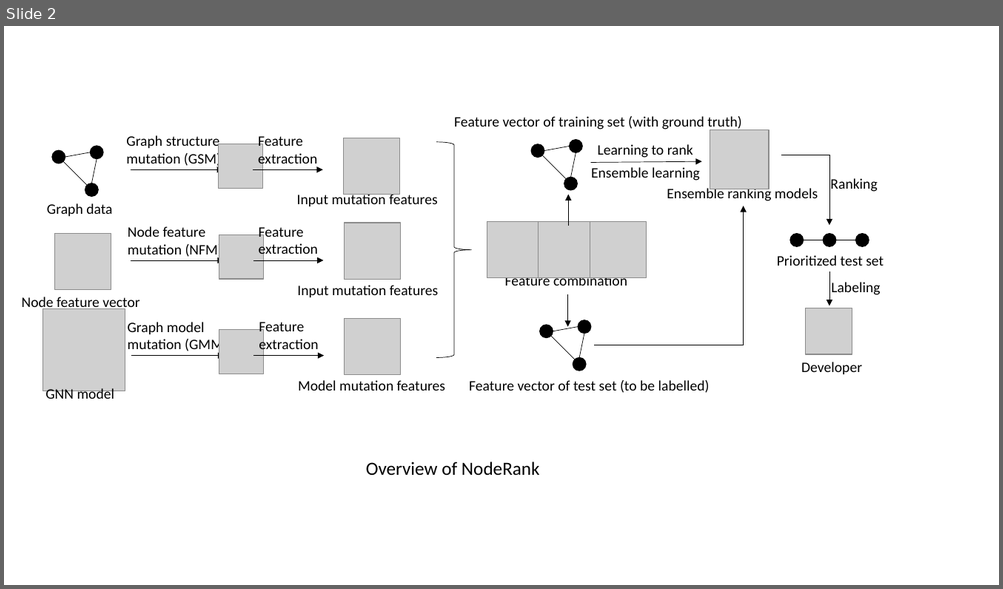
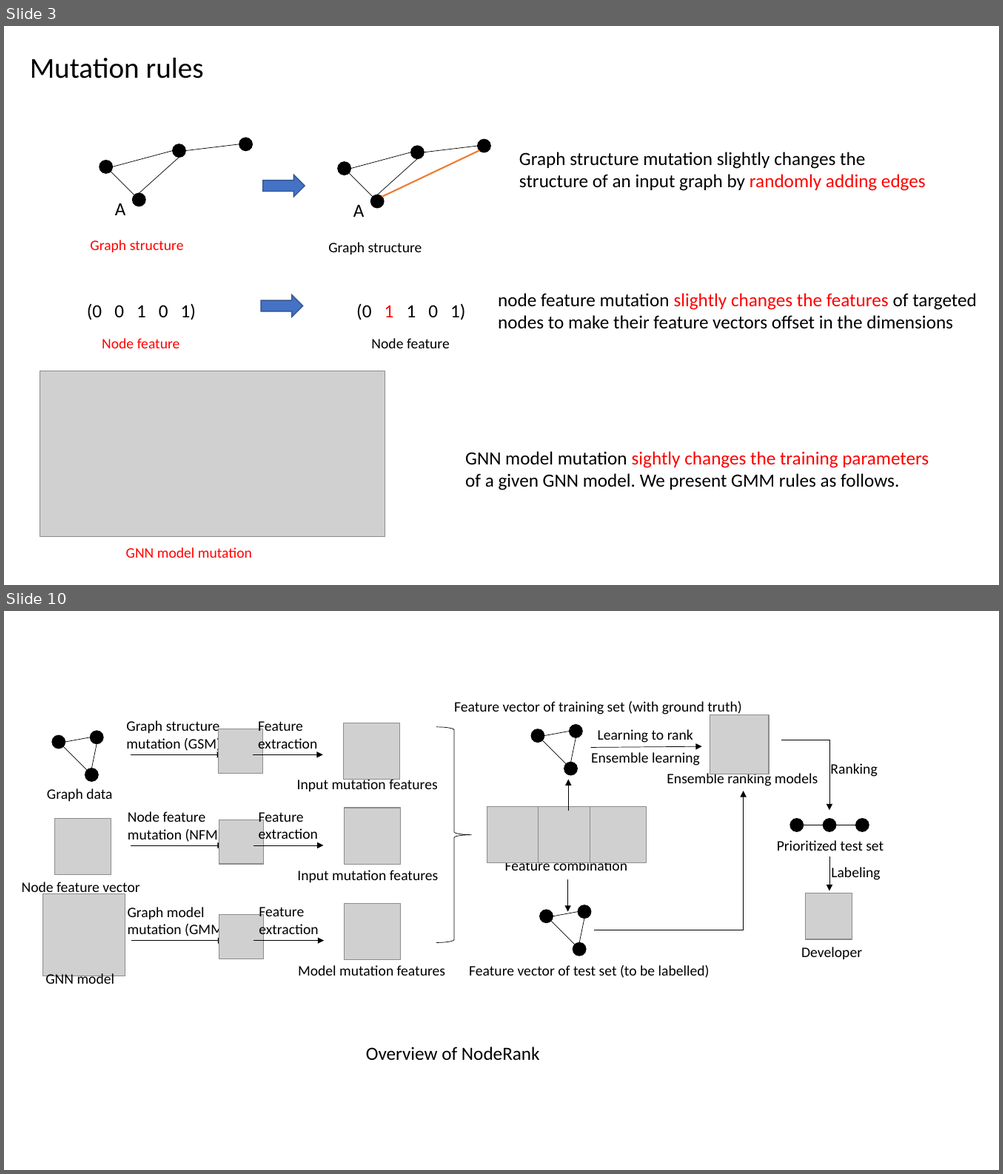
Before and after one commit to yinghuali/NodeRank, a slide deck: NodeRank.pptx. Shown one above the other, each under a label of ours: slide 2 before the commit, slides 3 and 10 after it; the slides between them are not shown. The pictures are 1003x589 and 1003x1174 pixels, drawn with LibreOffice and Linux fonts; fonts in the diff are those of the drawing; grey boxes stand for pictures. Boxes give left, top, right and bottom in pixels: in the first picture for what was removed or moved away, otherwise in the second. Text is boxed around its words. In the diff, an @@ line names an element or a change of style, - is before the commit and + after.

```diff
--- a/NodeRank.pptx
+++ b/NodeRank.pptx
@@ slide 3 added at (x1=4, y1=26, x2=999, y2=585), background #FFFFFF @@
@@ text added at (x1=30, y1=57, x2=204, y2=79), 28 pt, text #000000 @@
+Mutation rules
@@ line added from (112, 167) to (173, 150), #000000 0.5 pt @@
@@ line added from (179, 157) to (139, 193), #000000 0.5 pt @@
@@ ellipse added at (x1=173, y1=144, x2=185, y2=157), fill #000000, outline #000000 1 pt @@
@@ line added from (239, 144) to (185, 150), #000000 0.5 pt @@
@@ ellipse added at (x1=239, y1=138, x2=252, y2=150), fill #000000, outline #000000 1 pt @@
@@ line added from (351, 169) to (410, 152), #000000 0.5 pt @@
@@ line added from (418, 158) to (377, 195), #000000 0.5 pt @@
@@ line added from (479, 150) to (381, 197), #ED7D31 1.5 pt @@
@@ ellipse added at (x1=410, y1=146, x2=424, y2=158), fill #000000, outline #000000 1 pt @@
@@ line added from (478, 146) to (424, 152), #000000 0.5 pt @@
@@ ellipse added at (x1=478, y1=139, x2=490, y2=152), fill #000000, outline #000000 1 pt @@
@@ text added at (x1=519, y1=152, x2=925, y2=191), 18 pt, text #000000 @@
+Graph structure mutation slightly changes the structure of an input graph by randomly adding edges
@@ ellipse added at (x1=99, y1=160, x2=112, y2=173), fill #000000, outline #000000 1 pt @@
@@ line added from (111, 172) to (134, 195), #000000 0.5 pt @@
@@ right arrow added at (x1=263, y1=175, x2=304, y2=197), fill #4472C4, outline #325491 1 pt @@
@@ ellipse added at (x1=338, y1=162, x2=350, y2=175), fill #000000, outline #000000 1 pt @@
@@ line added from (349, 173) to (373, 197), #000000 0.5 pt @@
@@ text added at (x1=115, y1=203, x2=126, y2=215), 18 pt, text #000000 @@
+A
@@ ellipse added at (x1=132, y1=193, x2=145, y2=206), fill #000000, outline #000000 1 pt @@
@@ ellipse added at (x1=371, y1=195, x2=384, y2=208), fill #000000, outline #000000 1 pt @@
@@ text added at (x1=353, y1=204, x2=364, y2=217), 18 pt, text #000000 @@
+A
@@ text added at (x1=90, y1=240, x2=184, y2=252), 14 pt, text #FF0000 @@
+Graph structure
@@ text added at (x1=328, y1=242, x2=422, y2=255), 14 pt, text #000000 @@
+Graph structure
@@ text added at (x1=87, y1=304, x2=196, y2=321), 18 pt, text #000000 @@
+(0 0 1 0 1)
@@ right arrow added at (x1=261, y1=295, x2=302, y2=317), fill #4472C4, outline #325491 1 pt @@
@@ text added at (x1=356, y1=304, x2=465, y2=321), 18 pt, text #000000 @@
+(0 1 1 0 1)
@@ text added at (x1=498, y1=293, x2=976, y2=329), 18 pt, text #000000 @@
+node feature mutation slightly changes the features of targeted nodes to make their feature vectors offset in the dimensions
@@ text added at (x1=102, y1=338, x2=180, y2=349), 14 pt, text #FF0000 @@
+Node feature
@@ text added at (x1=371, y1=338, x2=449, y2=349), 14 pt, text #000000 @@
+Node feature
@@ picture added at (x1=40, y1=372, x2=384, y2=537) @@
@@ text added at (x1=465, y1=452, x2=928, y2=491), 18 pt, text #000000 @@
+GNN model mutation sightly changes the training parameters of a given GNN model. We present GMM rules as follows.
@@ text added at (x1=126, y1=548, x2=252, y2=558), 14 pt, text #FF0000 @@
+GNN model mutation
@@ what was slide 2 is now slide 10 @@
```
Also in this commit, not shown: 8 other slides added.
